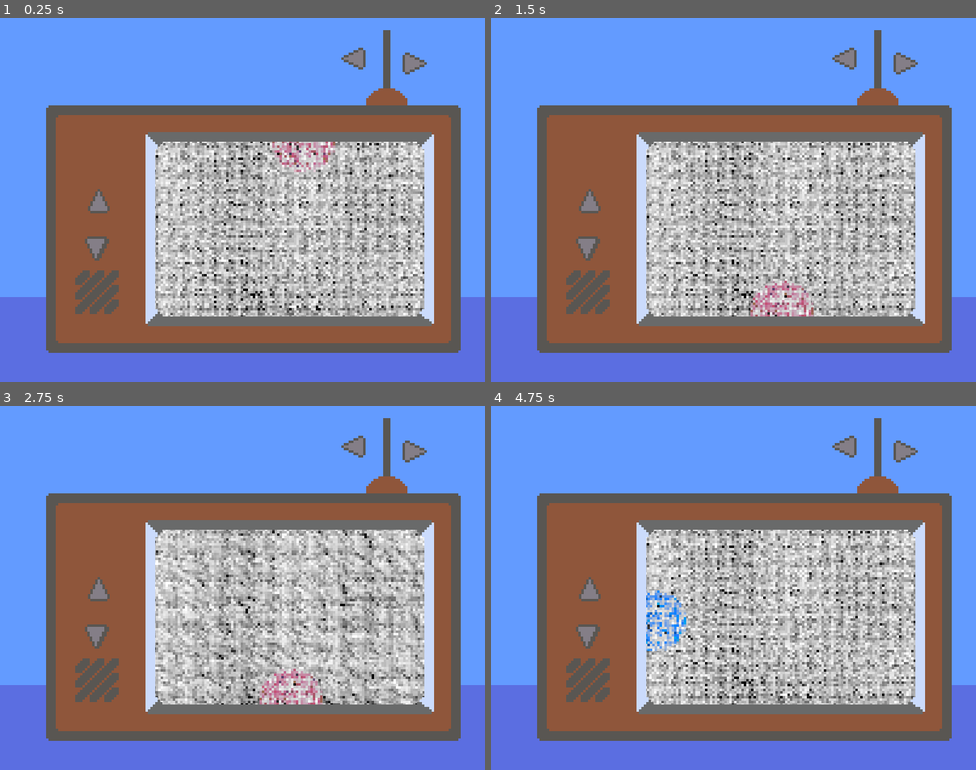
Above: before the commit, frames 1-4 (two rows, left to right).
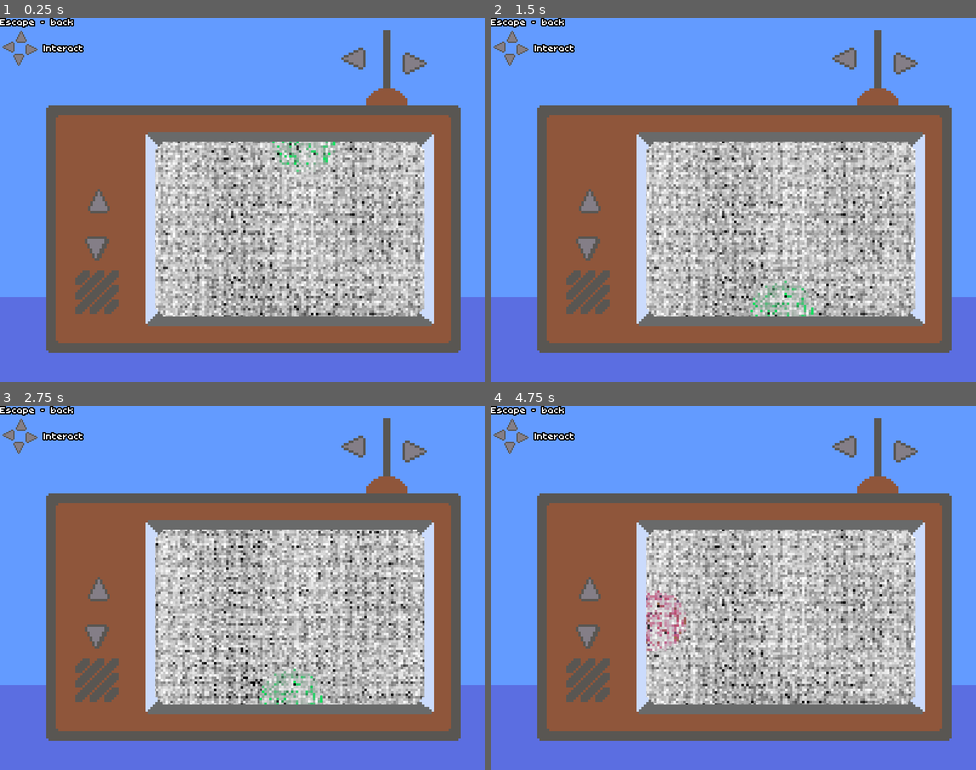
Above: after the commit, the same moments.

Repository: T4g1/gd-wildjam18
Game: Godot game, scene res://levels/puzzles/TVPuzzle.tscn
Same seed, same stepped clock (60 frames per second), same inputs: the game is played once before the commit and once after it. This scene is started directly instead of the project's main scene. Sound files missing from this copy of the repository are replaced by a short silence.
Inputs (mouse positions are in pixels of both pictures, inside the frame that each line leads up to):
- Up to frame 1 (0.25 s): no input
- Up to frame 2 (1.5 s): tap Enter (ui_accept) at 0.5, 0.77 s; move the mouse to (840, 181) at 0.52 s; hold E (interact) 0.53-1.28 s; hold Right (ui_right) from 0.53 s (still down); move the mouse to (636, 218) at 1.27 s; tap E (interact) at 1.35 s
- Up to frame 3 (2.75 s): tap Enter (ui_accept) at 1.52 s; move the mouse to (291, 507) at 2.02 s; release Right (ui_right) at 2.03 s; hold Left (ui_left) from 2.03 s (still down); hold E (interact) from 2.03 s (still down)
- Up to frame 4 (4.75 s): move the mouse to (709, 660) at 2.77 s; release Left (ui_left) at 2.78 s; release E (interact) at 2.78 s; hold Right (ui_right) 2.78-4.28 s; tap E (interact) at 2.85, 4.35 s; tap Enter (ui_accept) at 3.02, 3.77, 4.52 s; move the mouse to (879, 642) at 3.52 s; hold E (interact) 3.53-4.28 s; move the mouse to (588, 533) at 4.27 s; hold Left (ui_left) from 4.28 s (still down)

The runs differ from the first frame. In frame 1, 17% of the frame differs, in the area x 0-88%, y 0-82%; in frame 2, 17%; in frame 3, 17%; in frame 4, 17%.

Commit message:
[enh] Add puzzle interactions indicators

Diff:
--- a/levels/puzzles/BoardInfo.tscn
+++ b/levels/puzzles/BoardInfo.tscn
@@ -1,7 +1,8 @@
-[gd_scene load_steps=3 format=2]
+[gd_scene load_steps=4 format=2]
 
 [ext_resource path="res://levels/puzzles/BoardInfo.gd" type="Script" id=1]
 [ext_resource path="res://assets/images/level5/Board.png" type="Texture" id=2]
+[ext_resource path="res://assets/ui_theme.tres" type="Theme" id=3]
 
 [node name="BoardInfo" type="Node2D"]
 z_index = 2
@@ -11,6 +12,16 @@
 texture = ExtResource( 2 )
 centered = false
 
+[node name="Control" type="Label" parent="."]
+margin_right = 61.0
+margin_bottom = 7.0
+rect_scale = Vector2( 0.5, 0.5 )
+theme = ExtResource( 3 )
+text = "Escape - Back"
+__meta__ = {
+"_edit_use_anchors_": false
+}
+
 [node name="Camera2D" type="Camera2D" parent="."]
 anchor_mode = 0
 current = true
--- a/levels/puzzles/KeypadPuzzle.tscn
+++ b/levels/puzzles/KeypadPuzzle.tscn
@@ -1,8 +1,10 @@
-[gd_scene load_steps=4 format=2]
+[gd_scene load_steps=6 format=2]
 
 [ext_resource path="res://levels/puzzles/KeypadPuzzle.gd" type="Script" id=1]
 [ext_resource path="res://assets/images/level5/Keypad.png" type="Texture" id=2]
 [ext_resource path="res://assets/TVPuzzle_arrow_spriteframes.tres" type="SpriteFrames" id=3]
+[ext_resource path="res://assets/ui_theme.tres" type="Theme" id=4]
+[ext_resource path="res://sources/InteractionScheme.tscn" type="PackedScene" id=5]
 
 [node name="KeypadPuzzle" type="Node2D"]
 z_index = 2
@@ -34,3 +36,17 @@
 [node name="Down" type="AnimatedSprite" parent="."]
 position = Vector2( 53.7378, 79.5267 )
 frames = ExtResource( 3 )
+
+[node name="InteractionScheme" parent="." instance=ExtResource( 5 )]
+position = Vector2( 7.18072, 7 )
+scale = Vector2( 0.5, 0.5 )
+
+[node name="Label" type="Label" parent="."]
+margin_right = 40.0
+margin_bottom = 14.0
+rect_scale = Vector2( 0.5, 0.5 )
+theme = ExtResource( 4 )
+text = "Escape - back"
+__meta__ = {
+"_edit_use_anchors_": false
+}
--- a/levels/puzzles/TVPuzzle.tscn
+++ b/levels/puzzles/TVPuzzle.tscn
@@ -15,6 +15,8 @@
 [ext_resource path="res://assets/sfx/level1/sfx_error.ogg" type="AudioStream" id=13]
 [ext_resource path="res://assets/sfx/level1/tv_antenna_2.ogg" type="AudioStream" id=14]
 [ext_resource path="res://assets/sfx/level1/tv_channelchange_3.ogg" type="AudioStream" id=15]
+[ext_resource path="res://assets/ui_theme.tres" type="Theme" id=16]
+[ext_resource path="res://sources/InteractionScheme.tscn" type="PackedScene" id=17]
 
 [sub_resource type="SpriteFrames" id=1]
 animations = [ {
@@ -36,7 +38,6 @@
 [node name="Screen" type="AnimatedSprite" parent="."]
 position = Vector2( 119.278, 87.3777 )
 frames = SubResource( 1 )
-frame = 1
 playing = true
 
 [node name="Clues" type="Node2D" parent="."]
@@ -44,21 +45,25 @@
 [node name="LeftClue" type="AnimatedSprite" parent="Clues"]
 position = Vector2( 67.3981, 88.9478 )
 frames = ExtResource( 2 )
+frame = 2
 playing = true
 
 [node name="RighClue" type="AnimatedSprite" parent="Clues"]
 position = Vector2( 176.951, 89.3628 )
 frames = ExtResource( 2 )
+frame = 2
 playing = true
 
 [node name="TopClue" type="AnimatedSprite" parent="Clues"]
 position = Vector2( 125.28, 51.6106 )
 frames = ExtResource( 2 )
+frame = 2
 playing = true
 
 [node name="BottomClue" type="AnimatedSprite" parent="Clues"]
 position = Vector2( 120.083, 121.341 )
 frames = ExtResource( 2 )
+frame = 2
 playing = true
 
 [node name="Background" type="Sprite" parent="."]
@@ -117,3 +122,17 @@
 
 [node name="Antenna3" type="AudioStreamPlayer" parent="SFX"]
 stream = ExtResource( 11 )
+
+[node name="Label" type="Label" parent="."]
+margin_right = 40.0
+margin_bottom = 14.0
+rect_scale = Vector2( 0.5, 0.5 )
+theme = ExtResource( 16 )
+text = "Escape - back"
+__meta__ = {
+"_edit_use_anchors_": false
+}
+
+[node name="InteractionScheme" parent="." instance=ExtResource( 17 )]
+position = Vector2( 8.58919, 8.18913 )
+scale = Vector2( 0.5, 0.5 )
--- /dev/null
+++ b/sources/InteractionScheme.tscn
@@ -0,0 +1,40 @@
+[gd_scene load_steps=3 format=2]
+
+[ext_resource path="res://assets/TVPuzzle_arrow_spriteframes.tres" type="SpriteFrames" id=1]
+[ext_resource path="res://assets/ui_theme.tres" type="Theme" id=2]
+
+[node name="InteractionScheme" type="Node2D"]
+
+[node name="Up" type="AnimatedSprite" parent="."]
+position = Vector2( 0, -1 )
+rotation = 3.14159
+frames = ExtResource( 1 )
+playing = true
+
+[node name="Down" type="AnimatedSprite" parent="."]
+position = Vector2( -1, 18 )
+frames = ExtResource( 1 )
+playing = true
+
+[node name="Left" type="AnimatedSprite" parent="."]
+position = Vector2( -10, 8 )
+rotation = 1.5708
+frames = ExtResource( 1 )
+playing = true
+
+[node name="Right" type="AnimatedSprite" parent="."]
+position = Vector2( 9, 9 )
+rotation = -1.5708
+frames = ExtResource( 1 )
+playing = true
+
+[node name="Label" type="Label" parent="."]
+margin_left = 19.081
+margin_top = 5.26863
+margin_right = 59.081
+margin_bottom = 19.2686
+theme = ExtResource( 2 )
+text = "Interact"
+__meta__ = {
+"_edit_use_anchors_": false
+}
Not shown: 1 places in levels/puzzles/TVPuzzle.tscn that only renumber resources
